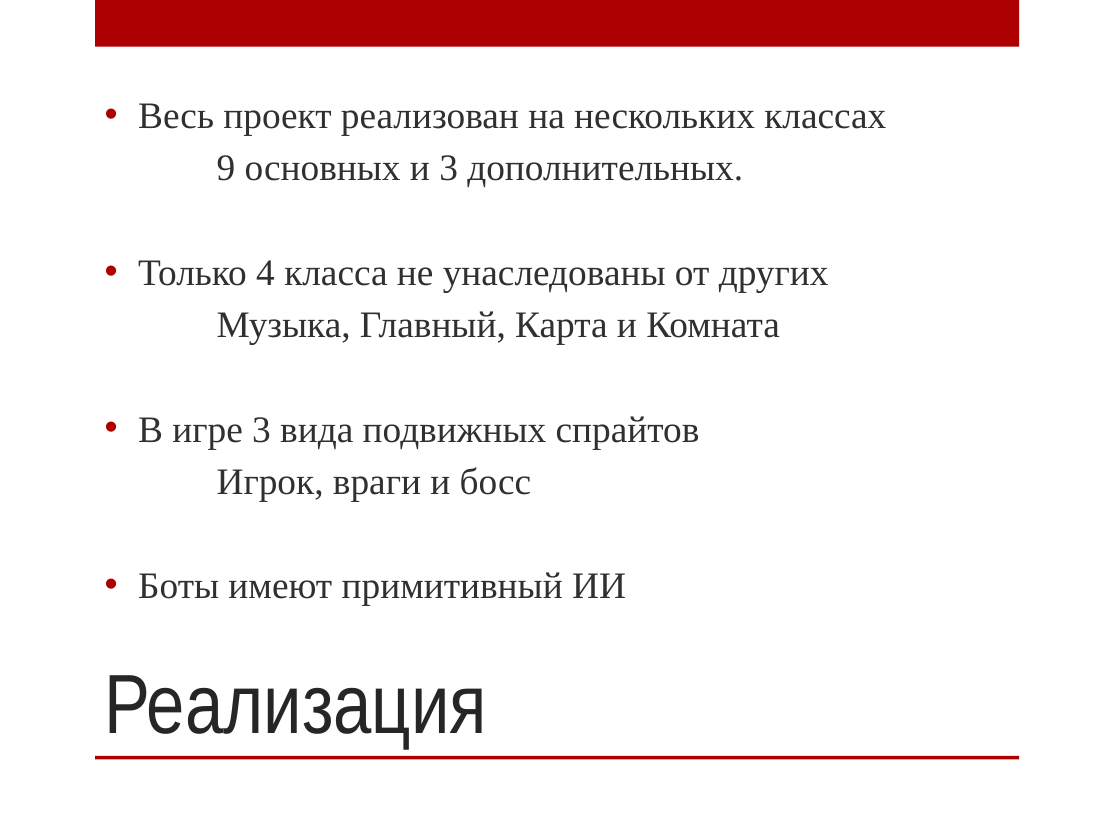
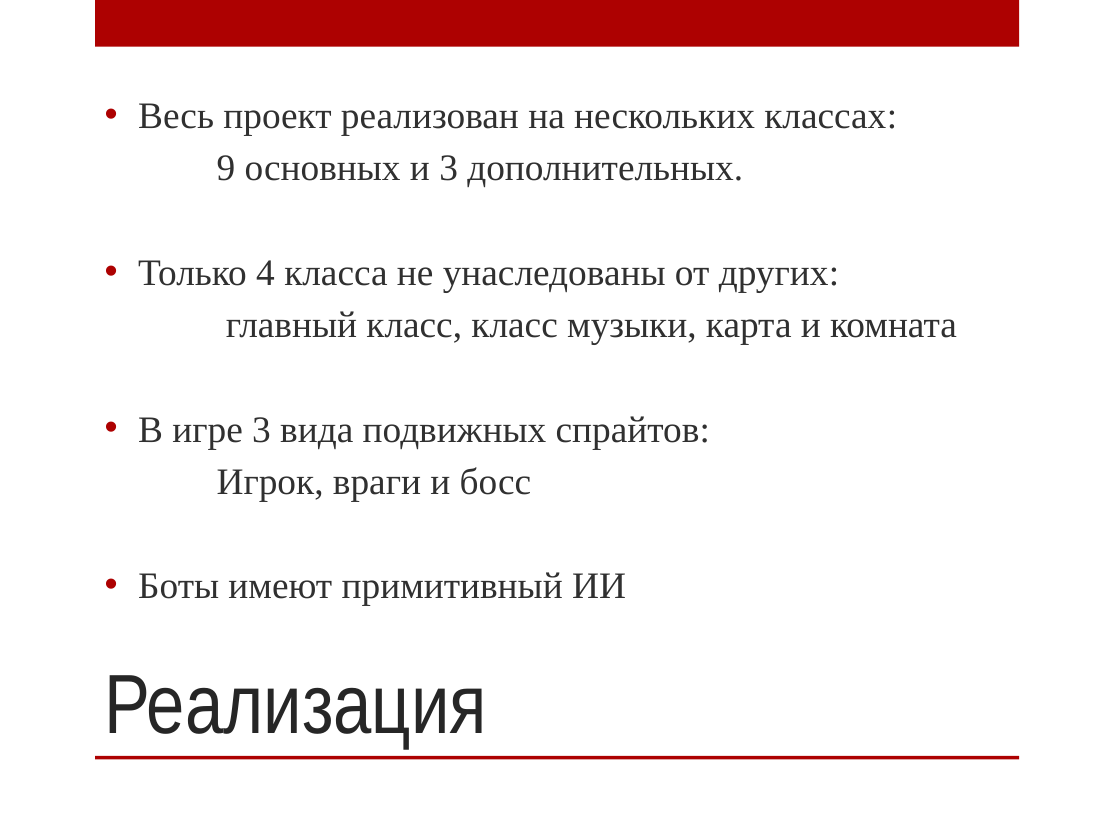
Before and after one commit to Freedom715/Game_Punks_not_ded, a slide deck: slide 3 of Punks not ded! Презентация.pptx. Drawn at 1120x840 pixels with LibreOffice and Linux fonts; fonts in the diff are those of the drawing; background and template pictures are left out. Boxes give left, top, right and bottom in pixels: in the first picture for what was removed or moved away, otherwise in the second. Text is boxed around its words. In the diff, an @@ line names an element or a change of style, - is before the commit and + after.

```diff
--- a/Punks not ded! Презентация.pptx
+++ b/Punks not ded! Презентация.pptx
@@ text at (138, 103, 897, 135): text changed @@
-• Весь проект реализован на нескольких классах
+• Весь проект реализован на нескольких классах:
@@ text at (138, 260, 957, 449): text changed @@
-• Только 4 класса не унаследованы от других
-Музыка, Главный, Карта и Комната
-• В игре 3 вида подвижных спрайтов
+• Только 4 класса не унаследованы от других:
+главный класс, класс музыки, карта и комната
+• В игре 3 вида подвижных спрайтов:
```
Also in this commit, not shown: 2 other slides changed, 21 other files.
